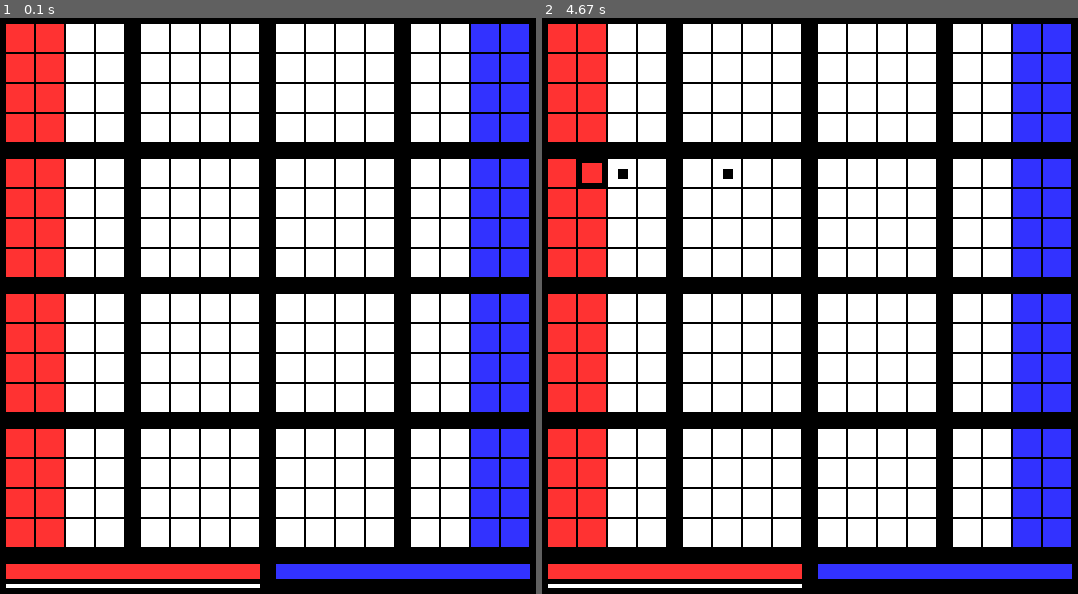
Above: before the commit, frames 1-2 (left to right).
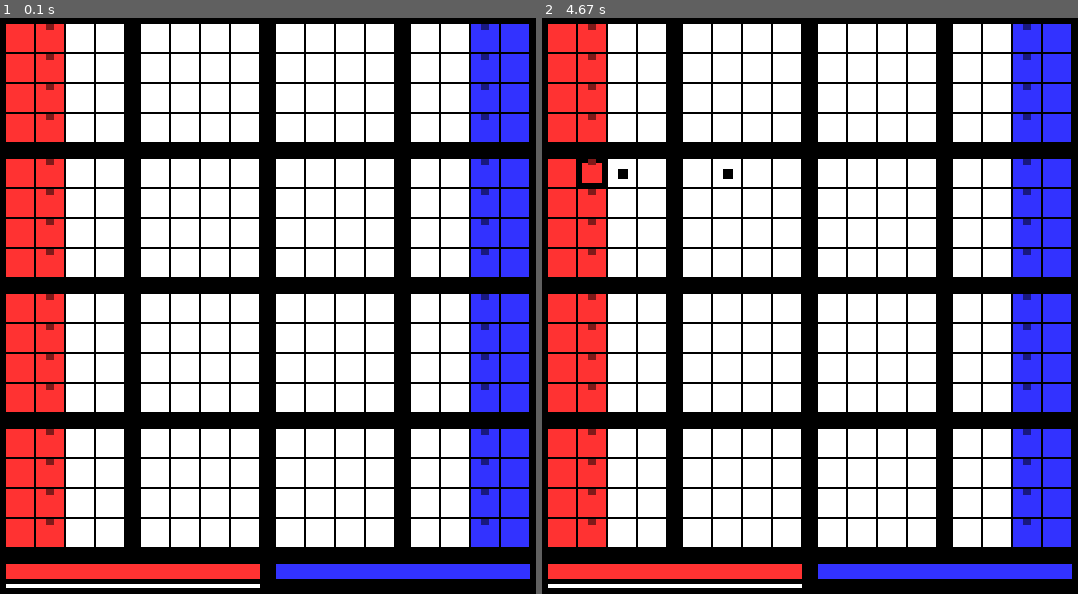
Above: after the commit, the same moments.

Repository: Shnob/4DChess
Game: pygame game, started from main.py
Same seed, same stepped clock (60 frames per second), same inputs: the game is played once before the commit and once after it.
Inputs (mouse positions are in pixels of both pictures, inside the frame that each line leads up to):
- Up to frame 1 (0.1 s): no input
- Up to frame 2 (4.67 s): click (600, 173) at 4.38 s

The runs differ from the first frame. In frame 1, 0.5% of the frame differs, in the area x 8-92%, y 1-89%; in frame 2, 0.5%.

Commit message:
Added 2D1 piece and started on skins

Diff:
--- a/main.py
+++ b/main.py
@@ -11,10 +11,11 @@
 SIZE = 4
 
 class Piece():
-    def __init__(self, empty, team, mvmt):
+    def __init__(self, empty, team, mvmt, skin):
         self.team = team
         self.mvmt = mvmt
         self.empty = empty
+        self.skin = skin
         self.marked = 0
 
     def display(self):
@@ -43,7 +44,7 @@
                 board[x][y].append([])
                 for z in range(SIZE):
                     #print("{} {} {} {}".format(x,y,w,z))
-                    square = Piece(True, None, None)
+                    square = Piece(True, None, None, None)
                     board[x][y][w].append(square)
 
 def clearMarked():
@@ -85,6 +86,8 @@
                         else:
                             colour = (50, 50, 255)
 
+                    dim = (colour[0]/2, colour[1]/2, colour[2]/2)
+
                     if board[x][y][w][z].marked == 0:
                         pygame.draw.rect(screen, colour, (offsetx + 30 * x, offsety + 30 * y, 28, 28))
                     elif board[x][y][w][z].marked == 1:
@@ -93,6 +96,11 @@
                     else:
                         #pygame.draw.rect(screen, (50, 50, 50), (offsetx + 30 * x, offsety + 30 * y, 28, 28))
                         pygame.draw.rect(screen, colour, (offsetx + 30 * x + 4, offsety + 30 * y + 4, 20, 20))
+
+                    if board[x][y][w][z].skin == 0:
+                        pygame.draw.rect(screen, dim, (offsetx + 30 * x + 4 + 6, offsety + 30 * y, 8, 6))
+                    elif board[x][y][w][z].skin == 1:
+                        pass
 
                     if turn == 0 :
                         pygame.draw.rect(screen, (255, 255, 255), (15, 575, 254, 4))
@@ -187,6 +195,18 @@
     if n == 1:
         return True
 
+def mvmt_2D1(pCurr, pCheck):
+    n = 0
+    for i in range(len(pCurr)):
+        a = abs(pCurr[i] - pCheck[i])
+        if a > 1:
+            return False
+        if a == 1:
+            n += 1
+
+    if n == 2:
+        return True
+
 score = [0, 0]
 
 def setupBoard():
@@ -196,11 +216,17 @@
         for y in range(len(board[0])):
             for w in range(len(board[0][0])):
                 for z in range(len(board[0][0][0])):
-                    if x < 2 and w == 0:
-                        board[x][y][w][z] = Piece(False, 0, mvmt_1D1)
+                    if x == 0 and w == 0:
+                        board[x][y][w][z] = Piece(False, 0, mvmt_2D1, 1)
                         score[0] += 1
-                    if x > 1 and w == 3:
-                        board[x][y][w][z] = Piece(False, 1, mvmt_1D1)
+                    if x == 1 and w == 0:
+                        board[x][y][w][z] = Piece(False, 0, mvmt_1D1, 0)
+                        score[0] += 1
+                    if x == 3 and w == 3:
+                        board[x][y][w][z] = Piece(False, 1, mvmt_2D1, 1)
+                        score[1] += 1
+                    if x == 2 and w == 3:
+                        board[x][y][w][z] = Piece(False, 1, mvmt_1D1, 0)
                         score[1] += 1
 
 def checkClick(pos):
@@ -257,7 +283,7 @@
                     if not piece.empty:
                         score[(turn+1)%2] -= 1
                     board[pos[0]][pos[1]][pos[2]][pos[3]] = copy.copy(board[selPos[0]][selPos[1]][selPos[2]][selPos[3]])
-                    board[selPos[0]][selPos[1]][selPos[2]][selPos[3]] = Piece(True, None, None)
+                    board[selPos[0]][selPos[1]][selPos[2]][selPos[3]] = Piece(True, None, None, None)
                     clearMarked()
                     turnType = (turnType + 1) % 2
                     turn = (turn + 1) % 2
--- a/pygameTest.py
+++ /dev/null
@@ -1,313 +0,0 @@
-import pygame, time, sys, math
-
-import copy
-
-pygame.init()
-pygame.display.set_caption('4D Peasants')
-screen = pygame.display.set_mode((555,585))
-
-board = []
-
-SIZE = 4
-
-class Piece():
-    def __init__(self, empty, team, mvmt):
-        self.team = team
-        self.mvmt = mvmt
-        self.empty = empty
-        self.marked = 0
-
-    def display(self):
-        if self.empty:
-            return "."
-        if self.team == 0:
-            return "0"
-        if self.team == 1:
-            return "1"
-
-def mapFromTo(x,a,b,c,d):
-   y=(x-a)/(b-a)*(d-c)+c
-   return y
-
-def makeClearBoard():
-    global SIZE
-    global board
-
-    board = []
-
-    for x in range(SIZE):
-        board.append([])
-        for y in range(SIZE):
-            board[x].append([])
-            for w in range(SIZE):
-                board[x][y].append([])
-                for z in range(SIZE):
-                    #print("{} {} {} {}".format(x,y,w,z))
-                    square = Piece(True, None, None)
-                    board[x][y][w].append(square)
-
-def clearMarked():
-    for z in range(len(board[0][0][0])):
-        for y in range(len(board[0])):
-            for w in range(len(board[0][0])):
-                for x in range(len(board)):
-                    board[x][y][w][z].marked = False
-
-def textBoard():
-    for z in range(len(board[0][0][0])):
-        print("-" * (SIZE*SIZE*2+SIZE+1))
-        #print("\n\n")
-        for y in range(len(board[0])):
-            line = ""
-            for w in range(len(board[0][0])):
-                line += "|"
-                for x in range(len(board)):
-                    curr = str(board[x][y][w][z].display())
-                    line += curr
-                    line += " " * (2 - len(curr))
-            line += "|"
-            print(line)
-    print("-" * (SIZE*SIZE*2+SIZE+1))
-
-def drawBoard():
-    screen.fill((0, 0, 0))
-    offsety = 15
-    for z in range(len(board[0][0][0])):
-        for y in range(len(board[0])):
-            offsetx = 15
-            for w in range(len(board[0][0])):
-                for x in range(len(board)):
-                    colour = (255, 255, 255)
-
-                    if not board[x][y][w][z].empty:
-                        if board[x][y][w][z].team == 0:
-                            colour = (255, 50, 50)
-                        else:
-                            colour = (50, 50, 255)
-
-                    if board[x][y][w][z].marked == 0:
-                        pygame.draw.rect(screen, colour, (offsetx + 30 * x, offsety + 30 * y, 28, 28))
-                    elif board[x][y][w][z].marked == 1:
-                        pygame.draw.rect(screen, colour, (offsetx + 30 * x, offsety + 30 * y, 28, 28))
-                        pygame.draw.rect(screen, (0, 0, 0), (offsetx + 30 * x + 10, offsety + 30 * y + 10, 10, 10))
-                    else:
-                        #pygame.draw.rect(screen, (50, 50, 50), (offsetx + 30 * x, offsety + 30 * y, 28, 28))
-                        pygame.draw.rect(screen, colour, (offsetx + 30 * x + 4, offsety + 30 * y + 4, 20, 20))
-
-                    if turn == 0 :
-                        pygame.draw.rect(screen, (255, 255, 255), (15, 575, 254, 4))
-                    else:
-                        pygame.draw.rect(screen, (255, 255, 255), (15 + 15 + 255, 575, 254, 4))
-
-                    pygame.draw.rect(screen, (50, 50, 50), (15, 555, 254, 15))
-                    pygame.draw.rect(screen, (255, 50, 50), (15, 555, mapFromTo(score[0]/32, 0, 1, 0, 254), 15))
-
-                    pygame.draw.rect(screen, (50, 50, 50), (15 + 15 + 255, 555, 254, 15))
-                    pygame.draw.rect(screen, (50, 50, 255), (15 + 15 + 255 + mapFromTo(score[1]/32, 0, 1, 254, 0), 555, mapFromTo(score[1]/32, 0, 1, 0, 254), 15))
-
-                offsetx += 15 + 30 * SIZE
-        offsety += 15 + 30 * SIZE
-
-
-def distanceFrom(s1, s2):
-    dist = 0
-    for i in range(len(s1)):
-        dist += abs(s1[i] - s2[i])
-    return dist
-
-def queenFunc(s1, s2):
-    dim = []
-
-    for i in range(len(s1)):
-        if s1[i] - s2[i] != 0:
-            dim.append(abs(s1[i] - s2[i]))
-
-    if len(dim) == 0:
-        return False
-    if len(dim) == 1:
-        return True
-
-    n = dim[0]
-
-    for i in range(1, len(dim)):
-        if dim[i] != n:
-            return False
-    return True
-
-def nD2(s1, s2, n):
-    dim = []
-
-    for i in range(len(s1)):
-        if s1[i] - s2[i] != 0:
-            dim.append(abs(s1[i] - s2[i]))
-
-    if n != len(dim):
-        return False
-    if len(dim) == 0:
-        return False
-    if len(dim) == 1:
-        return True
-
-    n = dim[0]
-
-    for i in range(1, len(dim)):
-        if dim[i] != n:
-            return False
-    return True
-
-testFocus = (2, 2, 2, 2)
-
-def testFunc():
-    global board
-    n = 0
-    board[testFocus[0]][testFocus[1]][testFocus[2]][testFocus[3]] = "F"
-    for x in range(len(board)):
-        for y in range(len(board[0])):
-            for w in range(len(board[0][0])):
-                for z in range(len(board[0][0][0])):
-                    #board[x][y][w][z] = distanceFrom((x, y, w, z), (2, 2, 2, 2))
-                    #if abs(x - 2) <= 1 and abs(y - 2) <= 1 and abs(w - 2) <= 1 and abs(z - 2) <= 1:
-                    #    board[x][y][w][z] = 1
-                    #    if distanceFrom((x, y, w, z), (2, 2, 2, 2)) == 0:
-                    #        board[x][y][w][z] = "K"
-                    if nD2((x, y, w, z), testFocus, 1):
-                        n += 1
-                        board[x][y][w][z] = "#"
-    print(n)
-
-def mvmt_1D1(pCurr, pCheck):
-    n = 0
-    for i in range(len(pCurr)):
-        a = abs(pCurr[i] - pCheck[i])
-        if a > 1:
-            return False
-        if a == 1:
-            n += 1
-
-    if n == 1:
-        return True
-
-score = [0, 0]
-
-def setupBoard():
-    global board
-
-    for x in range(len(board)):
-        for y in range(len(board[0])):
-            for w in range(len(board[0][0])):
-                for z in range(len(board[0][0][0])):
-                    if x < 2 and w == 0:
-                        board[x][y][w][z] = Piece(False, 0, mvmt_1D1)
-                        score[0] += 1
-                    if x > 1 and w == 3:
-                        board[x][y][w][z] = Piece(False, 1, mvmt_1D1)
-                        score[1] += 1
-
-def checkClick(pos):
-    w = mapFromTo(pos[0], 15, 540, 0, 4)
-    z = mapFromTo(pos[1], 15, 540, 0, 4)
-    if w > 0 and w < 4 and z > 0 and z < 4:
-        offsetx = 15 + 135 * math.floor(w)
-        offsety = 15 + 135 * math.floor(z)
-        x = mapFromTo(pos[0], offsetx, offsetx + 30*4, 0, 4)
-        y = mapFromTo(pos[1], offsety, offsety + 30*4, 0, 4)
-        return (math.floor(x), math.floor(y), math.floor(w), math.floor(z))
-
-def markPossible(pos):
-    piece = board[pos[0]][pos[1]][pos[2]][pos[3]]
-    piece.marked = 2
-    for x in range(len(board)):
-        for y in range(len(board[x])):
-            for w in range(len(board[x][y])):
-                for z in range(len(board[x][y][w])):
-                    if piece.mvmt((pos[0],pos[1],pos[2],pos[3]), (x, y, w, z)):
-                        check = board[x][y][w][z]
-                        if check.team != piece.team:
-                            board[x][y][w][z].marked = True
-
-
-makeClearBoard()
-setupBoard()
-
-turn = 0
-
-game = False
-
-while game:
-    while True:
-        if score[0] < 1 or score[1] < 1:
-            game = False
-            break
-
-        textBoard()
-        print("Turn: {}   Scores:   {}   {}".format(turn, score[0], score[1]))
-
-        inp = input().split()
-        if len(inp) != 8:
-            print("incorrect input length")
-            continue
-        pCurr = (int(inp[0]), int(inp[1]), int(inp[2]), int(inp[3]))
-        pCheck = (int(inp[4]), int(inp[5]), int(inp[6]), int(inp[7]))
-
-        curr = board[pCurr[0]][pCurr[1]][pCurr[2]][pCurr[3]]
-        check = board[pCheck[0]][pCheck[1]][pCheck[2]][pCheck[3]]
-
-        if curr.empty == True:
-            print("curr empty")
-            continue
-        if curr.team != turn:
-            print("piece wrong team")
-            continue
-        if not curr.mvmt(pCurr, pCheck):
-            print("illegal move")
-            continue
-        if check.empty == False:
-            if check.team == curr.team:
-                print("can't move ontop of self")
-                continue
-            score[(turn + 1) % 2] -= 1
-        board[pCheck[0]][pCheck[1]][pCheck[2]][pCheck[3]] = copy.copy(curr)
-        board[pCurr[0]][pCurr[1]][pCurr[2]][pCurr[3]] = Piece(True, None, None)
-
-        print(check)
-        print(board[pCheck[0]][pCheck[1]][pCheck[2]][pCheck[3]])
-
-        print("done")
-        break
-
-    turn = (turn + 1) % 2
-
-turn = 0
-turnType = 0
-
-selPos = None
-
-while True:
-    for event in pygame.event.get():
-        if event.type == pygame.QUIT:
-            pygame.quit()
-            sys.exit()
-        if event.type == pygame.MOUSEBUTTONDOWN:
-            #print(event.pos)
-            pos = checkClick(event.pos)
-            piece = board[pos[0]][pos[1]][pos[2]][pos[3]]
-            if turnType == 0:
-                if piece.team == turn:
-                    markPossible(pos)
-                    selPos = pos
-                    turnType = (turnType + 1) % 2
-            else:
-                print("here1")
-                if piece.marked == 1:
-                    print("here2")
-                    if not piece.empty:
-                        score[(turn+1)%2] -= 1
-                    board[pos[0]][pos[1]][pos[2]][pos[3]] = copy.copy(board[selPos[0]][selPos[1]][selPos[2]][selPos[3]])
-                    board[selPos[0]][selPos[1]][selPos[2]][selPos[3]] = Piece(True, None, None)
-                    clearMarked()
-                    turnType = (turnType + 1) % 2
-                    turn = (turn + 1) % 2
-
-
-    drawBoard()
-    pygame.display.update()
